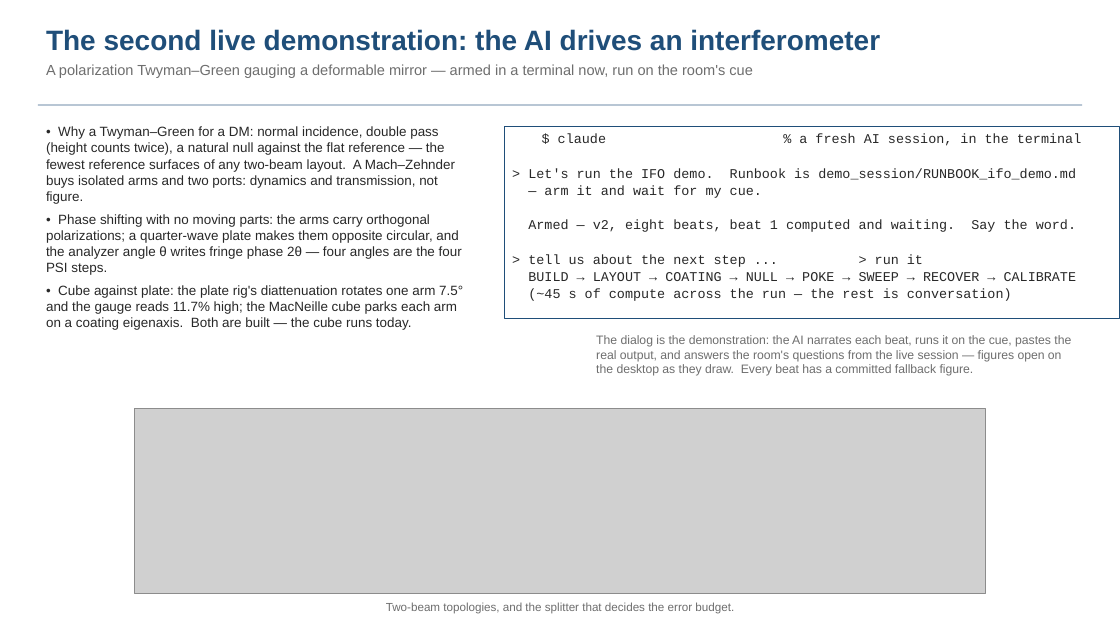
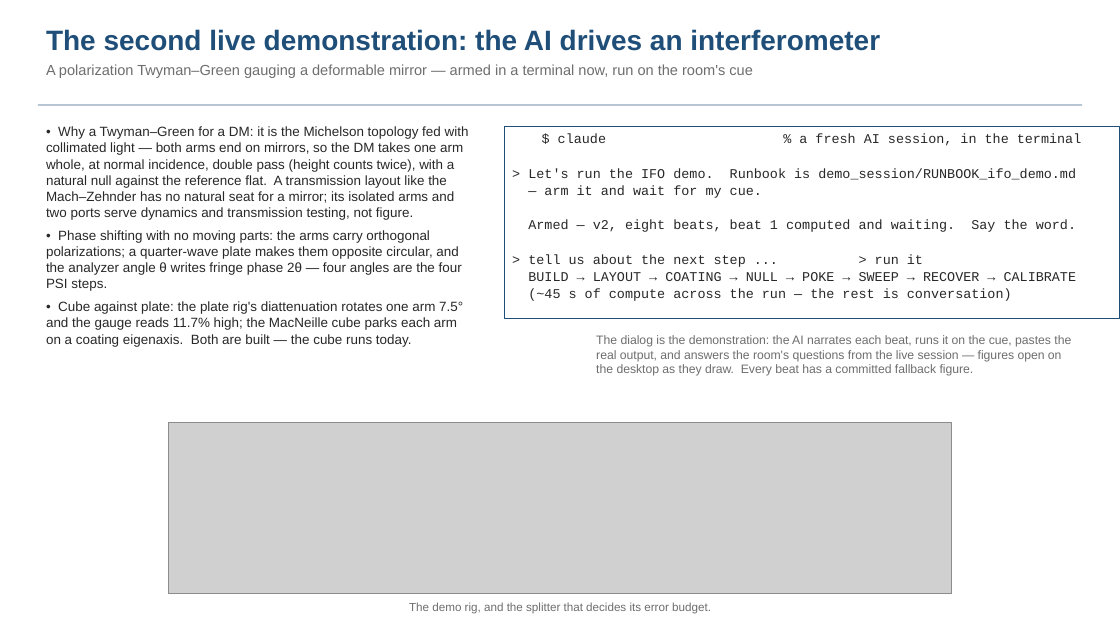
Before and after one commit to nasa-jpl/macos, a slide deck: slide 14 of demo_session/baseline_pass3.pptx. Drawn at 1120x630 pixels with LibreOffice and Linux fonts; fonts in the diff are those of the drawing; grey boxes stand for pictures. Boxes give left, top, right and bottom in pixels: in the first picture for what was removed or moved away, otherwise in the second. Text is boxed around its words. In the diff, an @@ line names an element or a change of style, - is before the commit and + after.

```diff
--- a/demo_session/baseline_pass3.pptx
+++ b/demo_session/baseline_pass3.pptx
@@ text at (46,126,469,220): text changed @@
-• Why a Twyman–Green for a DM: normal incidence, double pass (height counts twice), a natural null against the flat reference — the fewest reference surfaces of any two-beam layout. A Mach–Zehnder buys isolated arms and two ports: dynamics and transmission, not figure.
+• Why a Twyman–Green for a DM: it is the Michelson topology fed with collimated light — both arms end on mirrors, so the DM takes one arm whole, at normal incidence, double pass (height counts twice), with a natural null against the reference flat. A transmission layout like the Mach–Zehnder has no natural seat for a mirror; its isolated arms and two ports serve dynamics and transmission testing, not figure.
@@ picture: place and size @@
-picture at (134,408,985,594)
+picture at (168,423,951,593)
@@ text at (409,602,711,614): text changed @@
-Two-beam topologies, and the splitter that decides the error budget.
+The demo rig, and the splitter that decides its error budget.
```
Also in this commit, not shown: 5 other files.
